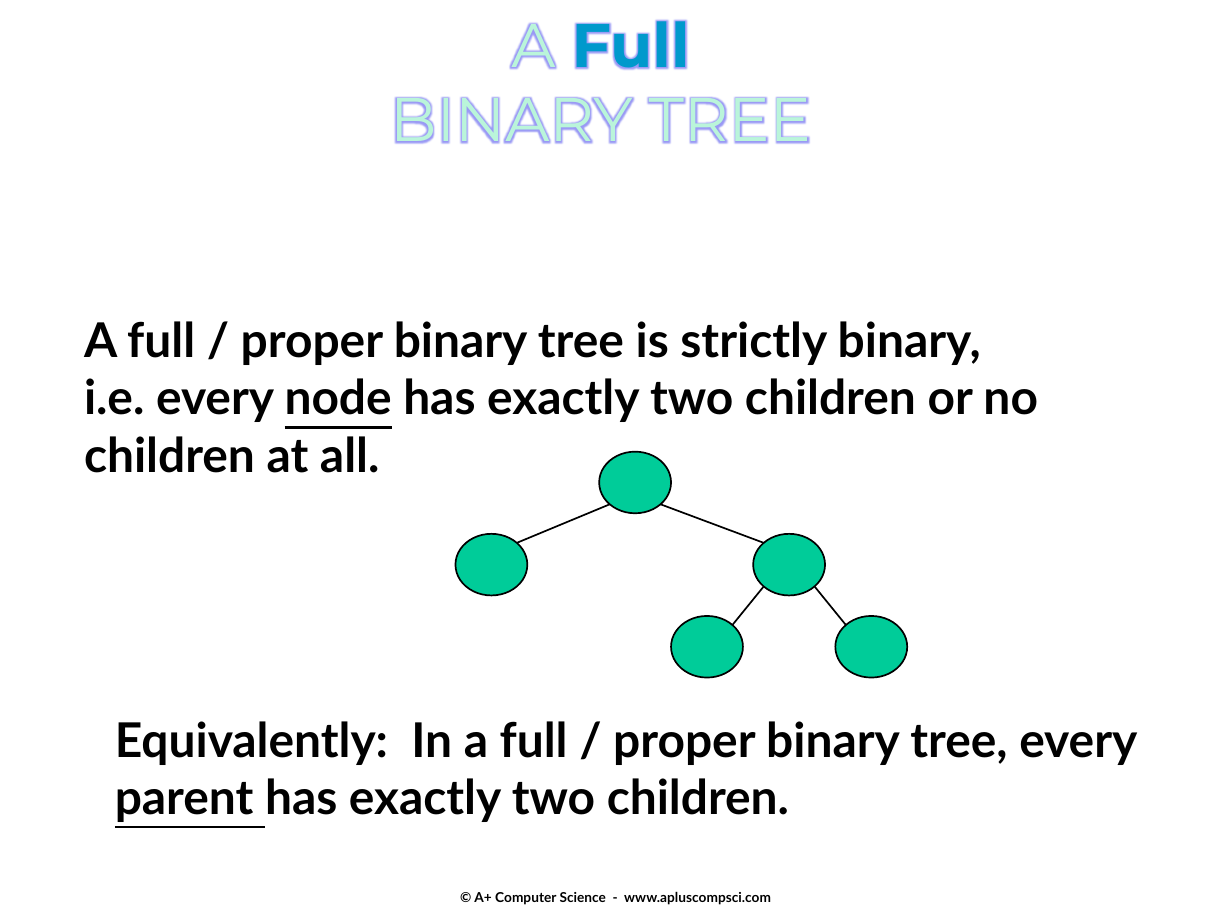
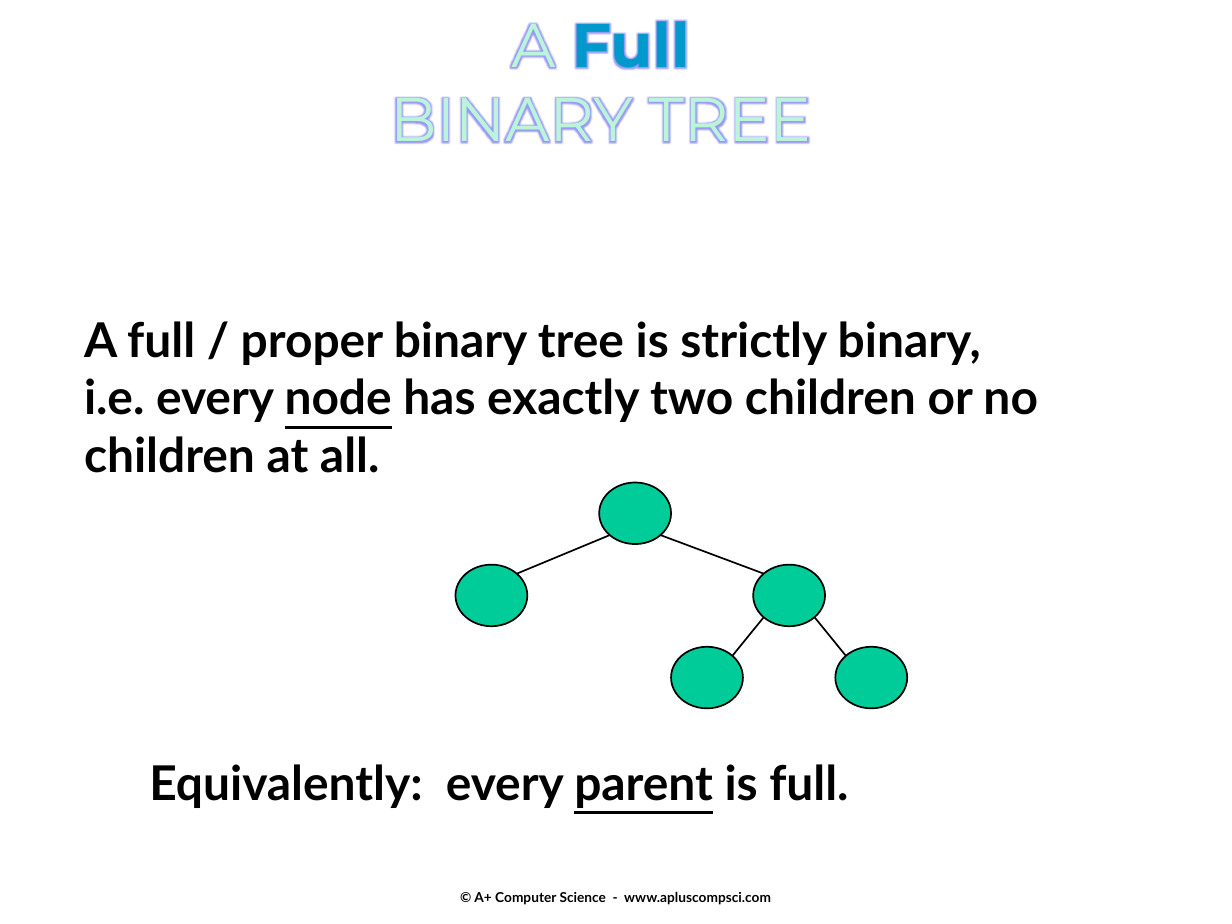
Before and after one commit to Cy-FairCS/cs3, a slide deck: slide 13 of u08a_binaryTrees/notes/_a - Classifying binary trees and Tree Traversal.pptx. Drawn at 1232x924 pixels with LibreOffice and Linux fonts; fonts in the diff are those of the drawing. Boxes give left, top, right and bottom in pixels: in the first picture for what was removed or moved away, otherwise in the second. Text is boxed around its words. In the diff, an @@ line names an element or a change of style, - is before the commit and + after.

```diff
--- a/u08a_binaryTrees/notes/_a - Classifying binary trees and Tree Traversal.pptx
+++ b/u08a_binaryTrees/notes/_a - Classifying binary trees and Tree Traversal.pptx
@@ 5 ellipses, 4 lines: place and size @@
-5 ellipses, 4 lines at (456, 452, 907, 678)
+5 ellipses, 4 lines at (456, 483, 907, 708)
@@ text at (149, 764, 848, 808): text changed @@
-Equivalently: In a full / proper binary tree, every parent has exactly two children.
+Equivalently: every parent is full.
```
Also in this commit, not shown: 2 other slides changed, 4 other files.
